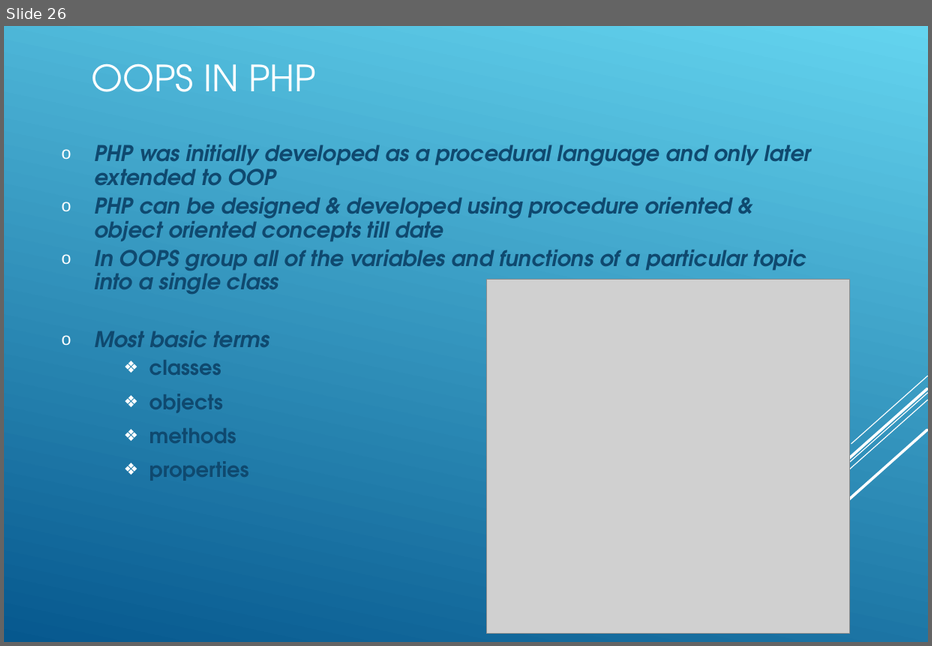
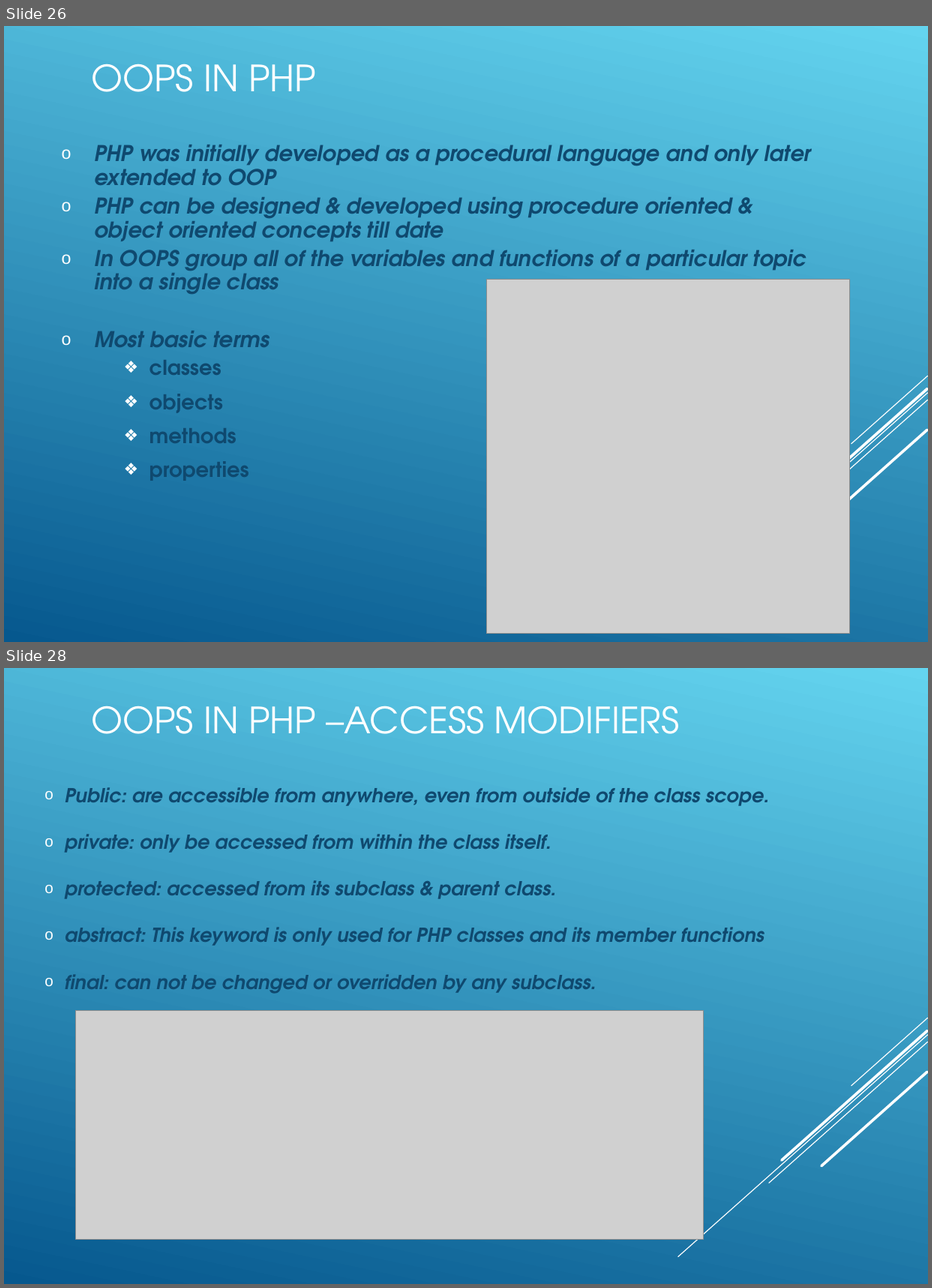
Before and after one commit to koushikgraj/PHP-Training, a slide deck: PHP-Presentation.ppt. Shown one above the other, each under a label of ours: slide 26 before the commit, slides 26 and 28 after it; the slides between them are not shown. The pictures are 932x646 and 932x1288 pixels, drawn with LibreOffice and Linux fonts; fonts in the diff are those of the drawing; grey boxes stand for pictures. Boxes give left, top, right and bottom in pixels: in the first picture for what was removed or moved away, otherwise in the second. Text is boxed around its words. In the diff, an @@ line names an element or a change of style, - is before the commit and + after.

Commit message:
23-May-2021 : PHP OOPS

```diff
--- a/PHP-Presentation.ppt
+++ b/PHP-Presentation.ppt
@@ slide 28 added at box(4, 668, 928, 1284), background gradient #64D4EF to #06588E; not listed: 5 template elements that a slide beside it also shows @@
@@ title added at box(91, 706, 680, 734), 30 pt, text #FFFFFF @@
+OOPS IN PHP –ACCESS MODIFIERS
@@ subtitle added at box(65, 787, 769, 994), 16 pt, text #0F496F, bold, italic @@
+  o Public: are accessible from anywhere, even from outside of the class scope.
+  o private: only be accessed from within the class itself.
+  o protected: accessed from its subclass & parent class.
+  o abstract: This keyword is only used for PHP classes and its member functions
+  o final: can not be changed or overridden by any subclass.
@@ picture added at box(76, 1011, 704, 1240) @@
```
Also in this commit, not shown: 1 slide changed, 4 other slides added, 1 slide removed, 13 other files.
